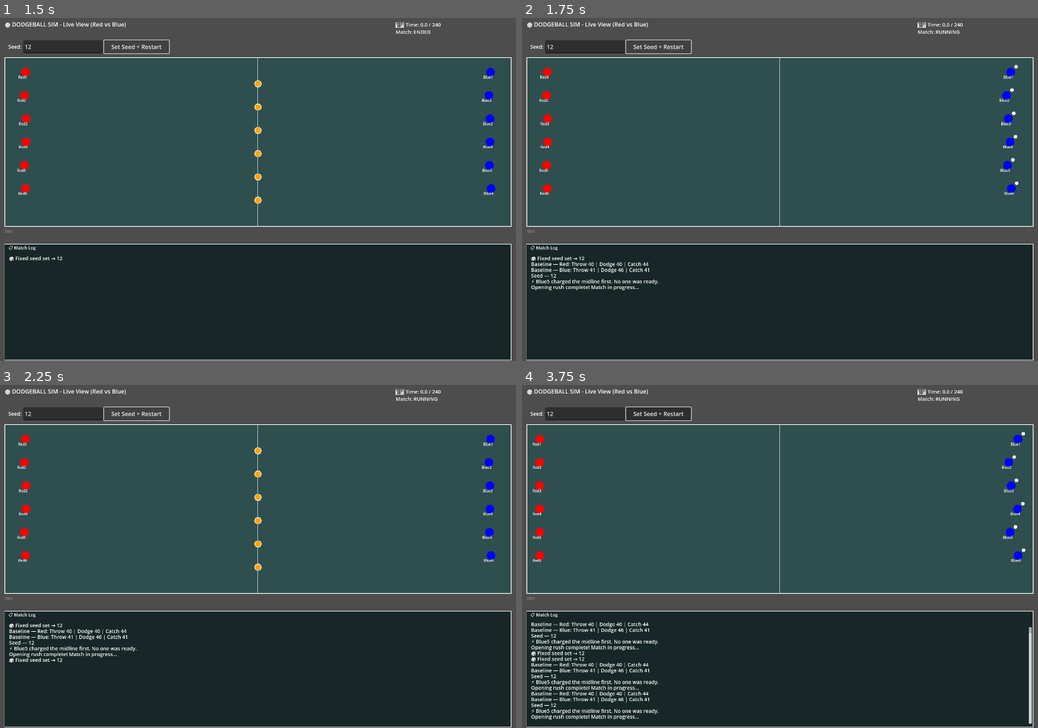
Above: before the commit, frames 1-4 (two rows, left to right).
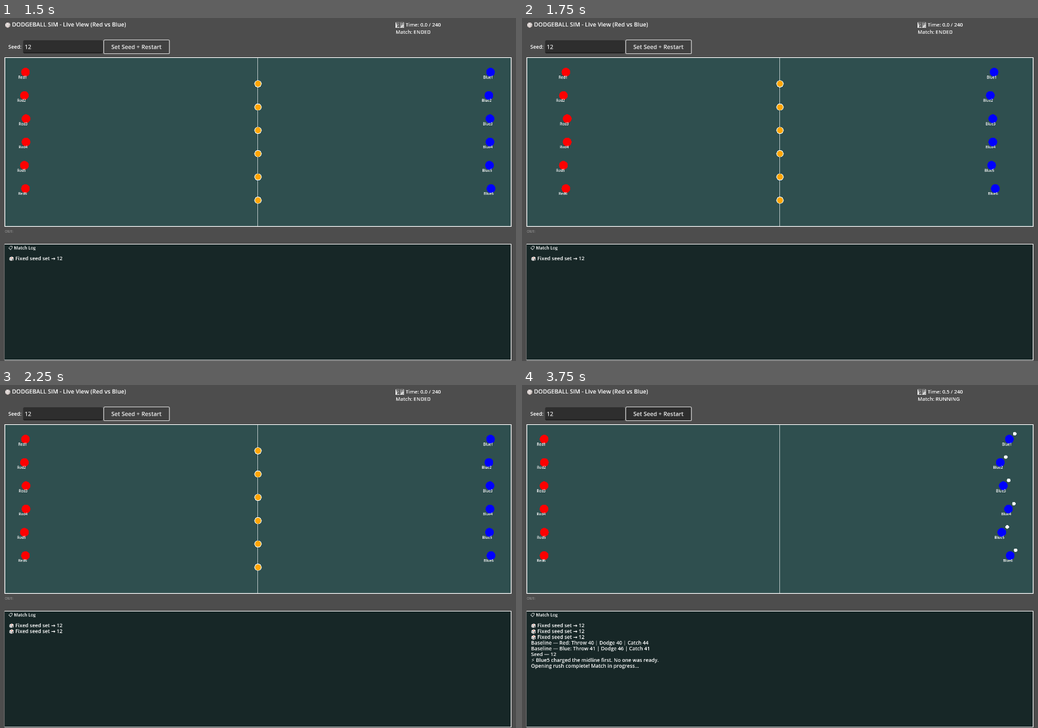
Above: after the commit, the same moments.

Repository: Klutzleo/dodgeball-sim
Game: Godot game, scene res://Main.tscn
The game is run twice, just before and just after one commit, with the same random seed, the same clock (stepped at 60 frames per second) and the same inputs.
Inputs (mouse positions are in pixels of both pictures, inside the frame that each line leads up to):
- Up to frame 1 (1.5 s): click (61, 45) at 0.52 s; type "12" at 0.6 s; click "Set Seed + Restart" at 1.25 s
- Up to frame 2 (1.75 s): no input
- Up to frame 3 (2.25 s): click "Set Seed + Restart" at 2 s
- Up to frame 4 (3.75 s): click "Set Seed + Restart" at 2.75 s; move the mouse to (893, 539) at 3.52 s; click (893, 539) at 3.67 s

Frame 1 is identical in both runs. In frame 2, 1.9% of the frame differs, in the area x 1-97%, y 3-80%; in frame 3, 0.7%; in frame 4, 3.5%, in the area x 1-99%, y 1-99%.

Commit message:
fixing opening rush

Diff:
--- a/scripts/GameUI.gd
+++ b/scripts/GameUI.gd
@@ -103,10 +103,11 @@
 	initialize_teams()
 	load_players()
 
-	# Pre-match opening rush visual: 1.5s with balls on midline, players sprinting in
+	# Pre-match opening rush visual: players sprint from back wall to centerline.
+	# 3s gives even hustle-1 players time to nearly reach the balls.
 	match_phase = "pre_match"
 	pre_match_timer = 0.0
-	await get_tree().create_timer(1.5).timeout
+	await get_tree().create_timer(3.0).timeout
 	start_match()
 
 func setup_stats_panel():
@@ -380,7 +381,7 @@
 	match_phase = "pre_match"
 	pre_match_timer = 0.0
 	var _unused = mid_x
-	await get_tree().create_timer(1.5).timeout
+	await get_tree().create_timer(3.0).timeout
 	start_match()
 
 func _on_restart_match():
@@ -458,8 +459,8 @@
 			continue
 
 		if match_phase == "pre_match":
-			# Sprint toward midline at full speed for opening rush visual
-			var target_x = mid_x - 80.0 if p.team == "Red" else mid_x + 80.0
+			# Sprint all the way to the centerline — fast players arrive first
+			var target_x = mid_x - 4.0 if p.team == "Red" else mid_x + 4.0
 			var rush_speed = 180.0 + 8.0 * float(p.stats.get("hustle", 3))
 			var dx = target_x - pos.x
 			pos.x += sign(dx) * min(abs(dx), rush_speed * delta)
